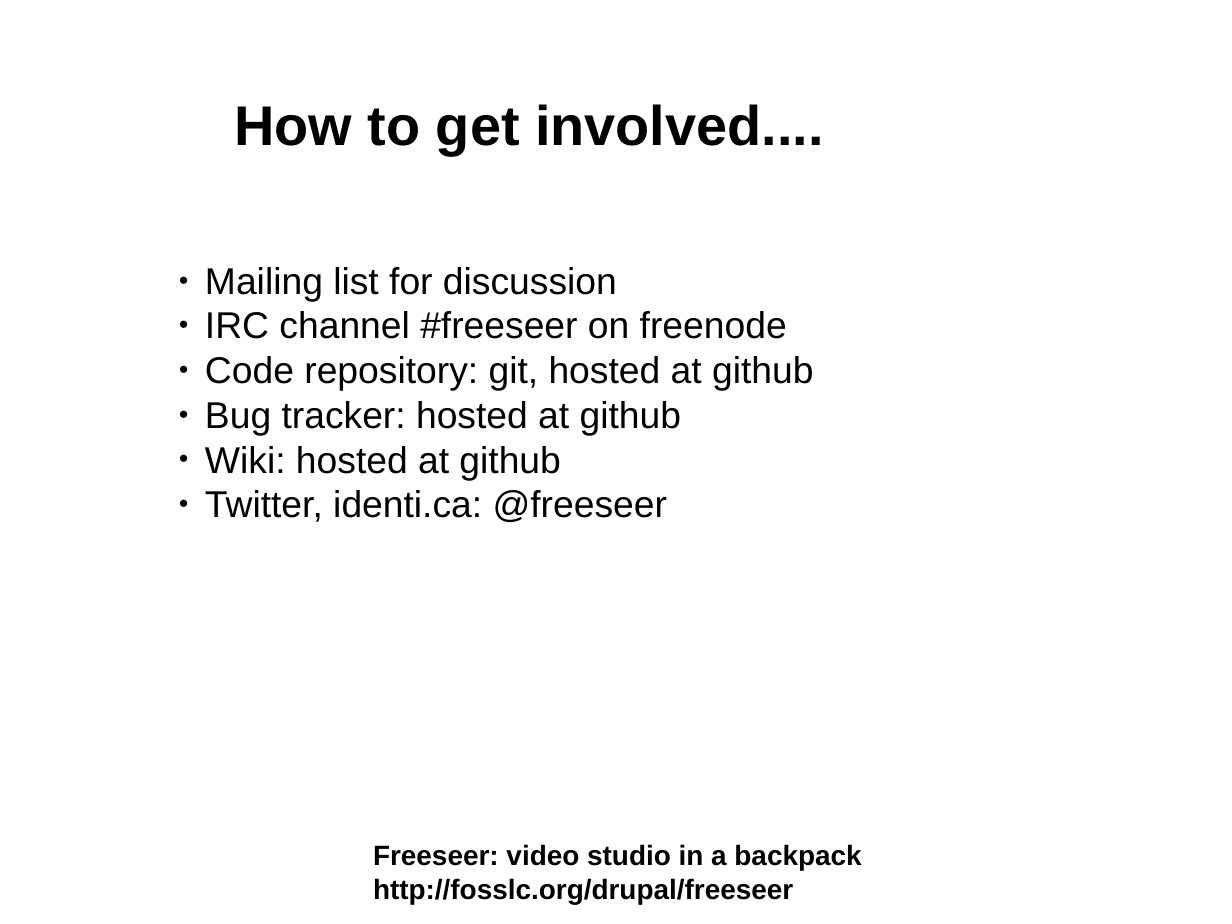
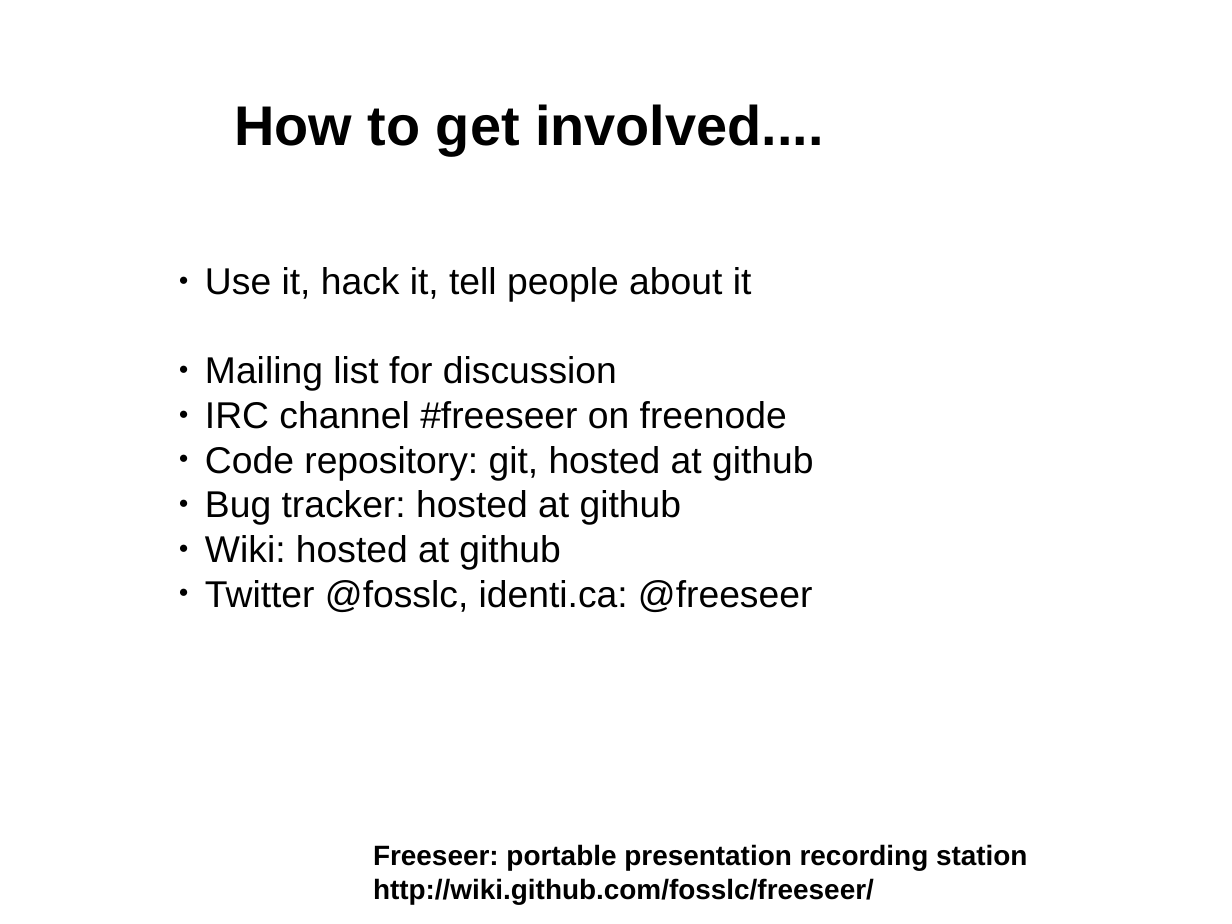
Before and after one commit to Freeseer/freeseer, a slide deck: slide 9 of docs/presentations/intro/freeseer_intro.odp (slide 8 before the commit). Drawn at 1232x924 pixels with LibreOffice and Linux fonts; fonts in the diff are those of the drawing; background and template pictures are left out. Boxes give left, top, right and bottom in pixels: in the first picture for what was removed or moved away, otherwise in the second. Text is boxed around its words. In the diff, an @@ line names an element or a change of style, - is before the commit and + after.

```diff
--- a/docs/presentations/intro/freeseer_intro.odp
+++ b/docs/presentations/intro/freeseer_intro.odp
@@ text at box(205, 267, 752, 302): paragraph added @@
+● Use it, hack it, tell people about it
@@ text at box(205, 580, 812, 612): text changed @@
-● Twitter, identi.ca: @freeseer
+● Twitter @fosslc, identi.ca: @freeseer
@@ text at box(373, 844, 1027, 904): text changed @@
-Freeseer: video studio in a backpack
-http://fosslc.org/drupal/freeseer
+Freeseer: portable presentation recording station
+http://wiki.github.com/fosslc/freeseer/
```
Also in this commit, not shown: 6 other slides changed, 3 slides added, 2 slides removed.
